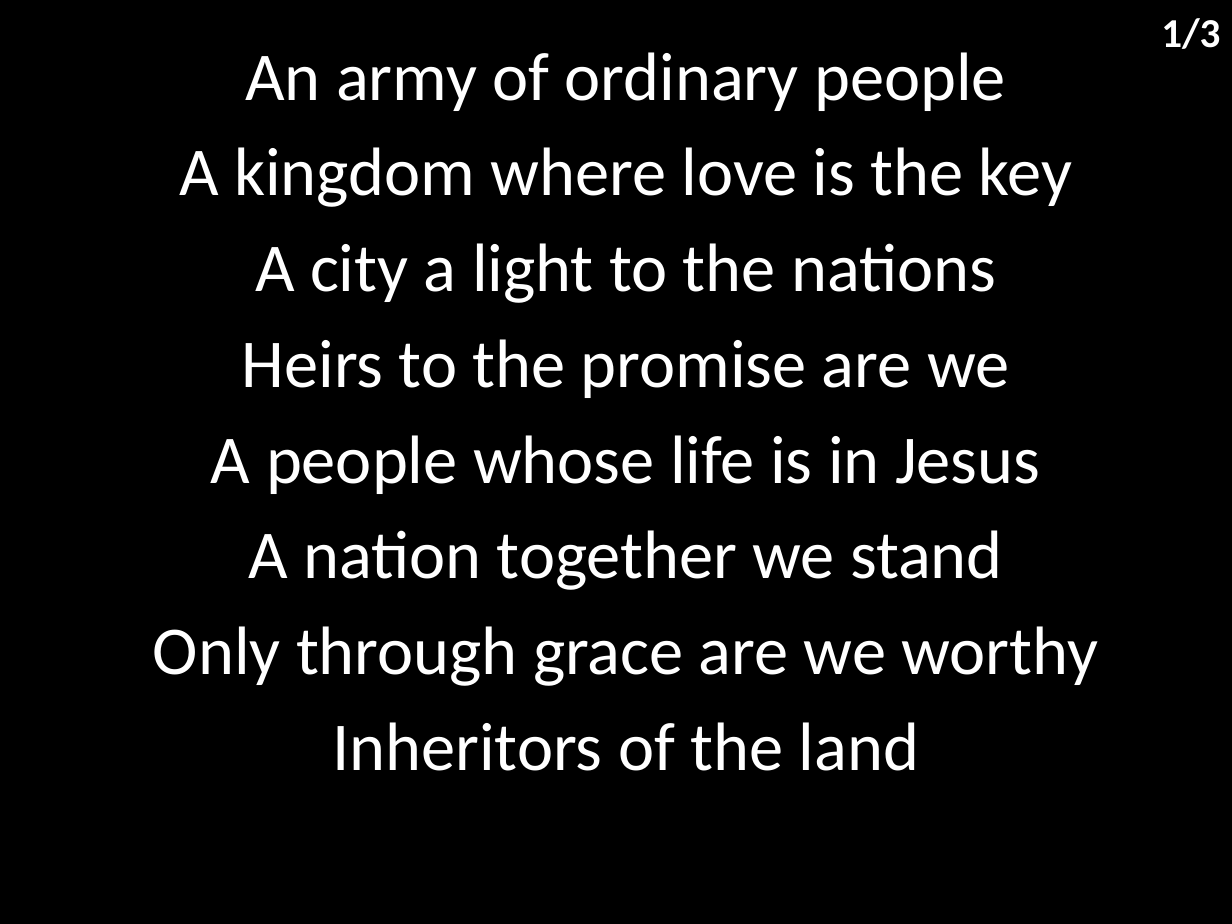
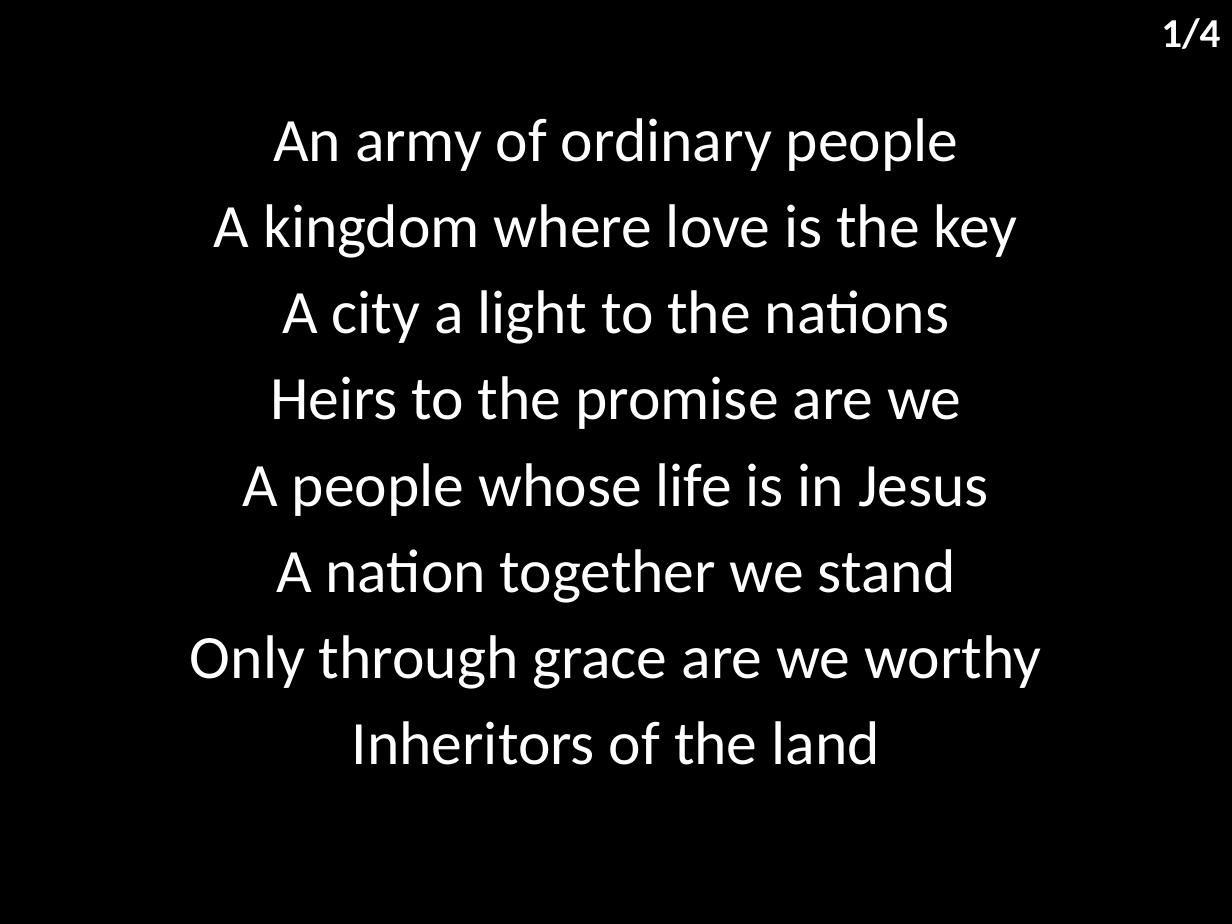
Before and after one commit to hoo-are-ya/worship, a slide deck: slide 2 of docs/songs/an army of ordinary people.pptx. Drawn at 1232x924 pixels with LibreOffice and Linux fonts; fonts in the diff are those of the drawing. Boxes give left, top, right and bottom in pixels: in the first picture for what was removed or moved away, otherwise in the second. Text is boxed around its words. In the diff, an @@ line names an element or a change of style, - is before the commit and + after.

```diff
--- a/docs/songs/an army of ordinary people.pptx
+++ b/docs/songs/an army of ordinary people.pptx
@@ text at (x1=1161, y1=18, x2=1220, y2=49): text changed @@
-1/3
+1/4
@@ subtitle "An army of ordinary people" moved from (x1=153, y1=52, x2=1099, y2=771) to (x1=190, y1=118, x2=1041, y2=765) @@
@@ subtitle "An army of ordinary people" at (x1=190, y1=118, x2=1041, y2=765): size 40 to 36 pt @@
```
Also in this commit, not shown: 1 other slide changed, 2 slides added, 1 slide removed, 7 other files.
